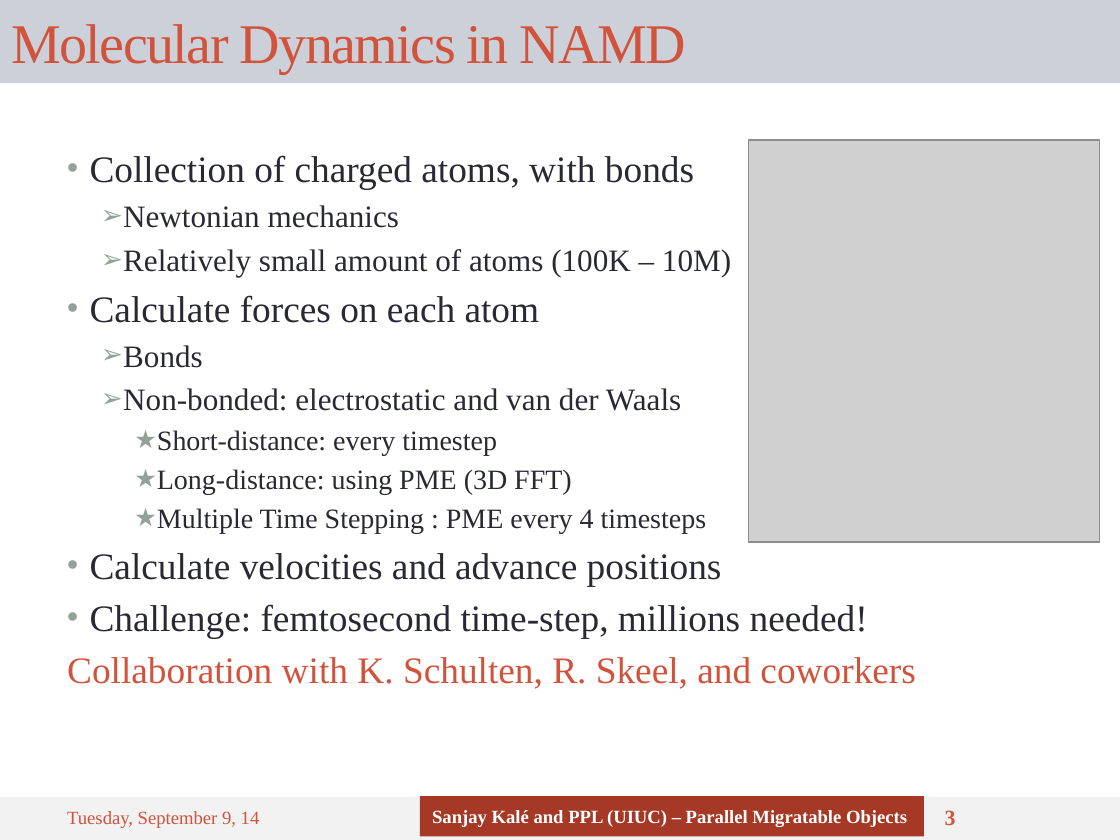
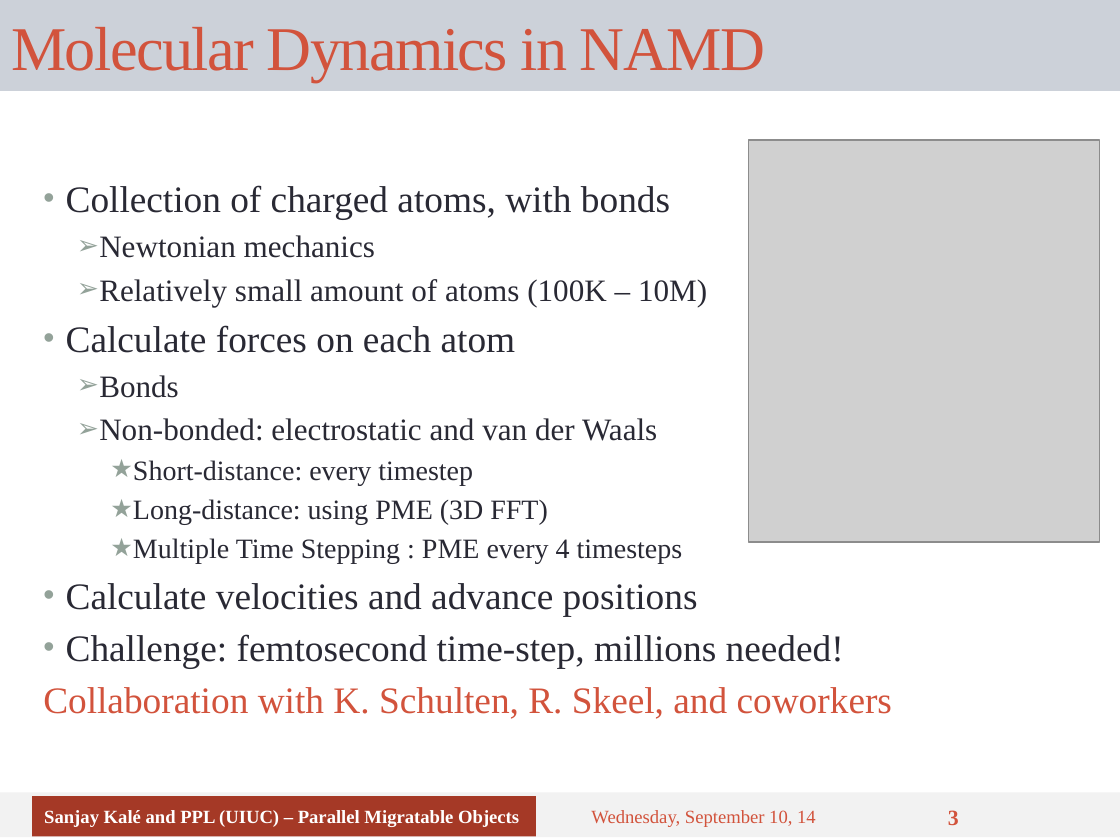
Before and after one commit to UIUC-PPL/charm_tutorial, a slide deck: slide 3 of tutorial-08-app_design.pptx. Drawn at 1120x840 pixels with LibreOffice and Linux fonts; fonts in the diff are those of the drawing; grey boxes stand for pictures. Boxes give left, top, right and bottom in pixels: in the first picture for what was removed or moved away, otherwise in the second. Text is boxed around its words. In the diff, an @@ line names an element or a change of style, - is before the commit and + after.

```diff
--- a/tutorial-08-app_design.pptx
+++ b/tutorial-08-app_design.pptx
@@ title "Molecular Dynamics in NAMD": place and size @@
-title "Molecular Dynamics in NAMD" at (0,0,1120,83)
+title "Molecular Dynamics in NAMD" at (0,0,1120,91)
@@ title "Molecular Dynamics in NAMD" at (0,0,1120,91): size 36 to 40 pt @@
@@ text "Collection of charged atoms, with ...": place and size @@
-text "Collection of charged atoms, with ..." at (67,155,915,689)
+text "Collection of charged atoms, with ..." at (43,185,892,719)
@@ text "Collection of charged atoms, with ..." at (43,185,892,719): vertical alignment top to middle @@
@@ rectangle: place and size @@
-rectangle at (0,797,1120,840)
+rectangle at (0,793,1120,838)
@@ rectangle "Sanjay Kalé and PPL (UIUC) ...": place and size @@
-rectangle "Sanjay Kalé and PPL (UIUC) ..." at (420,796,924,837)
+rectangle "Sanjay Kalé and PPL (UIUC) ..." at (32,796,536,837)
@@ text at (591,810,816,827): text changed @@
-Tuesday, September 9, 14
+Wednesday, September 10, 14
```
Also in this commit, not shown: 12 other slides changed.
